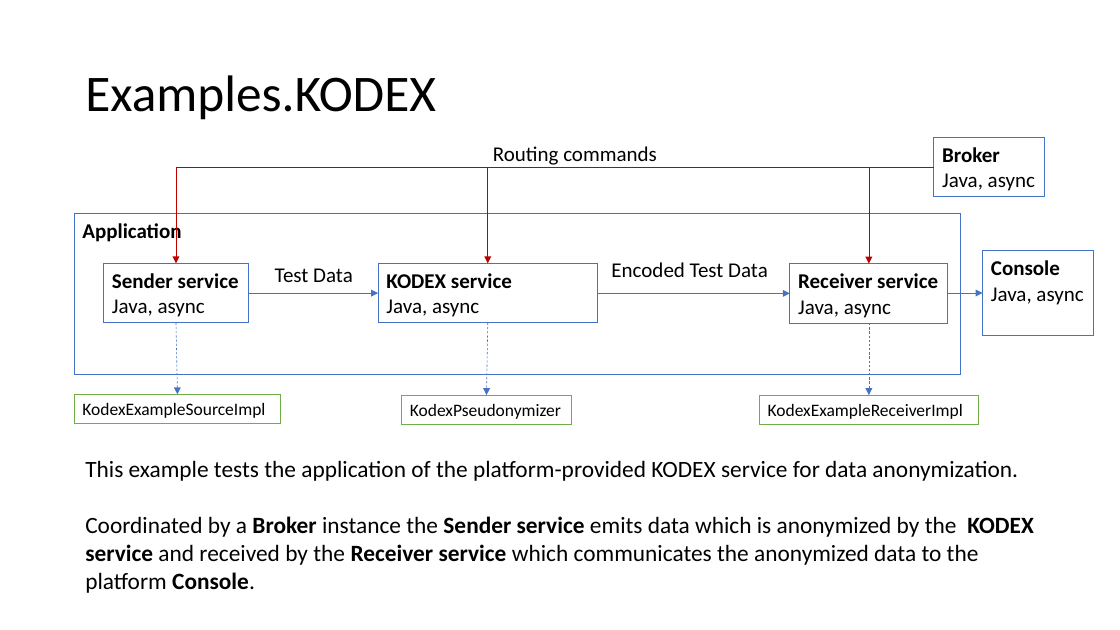
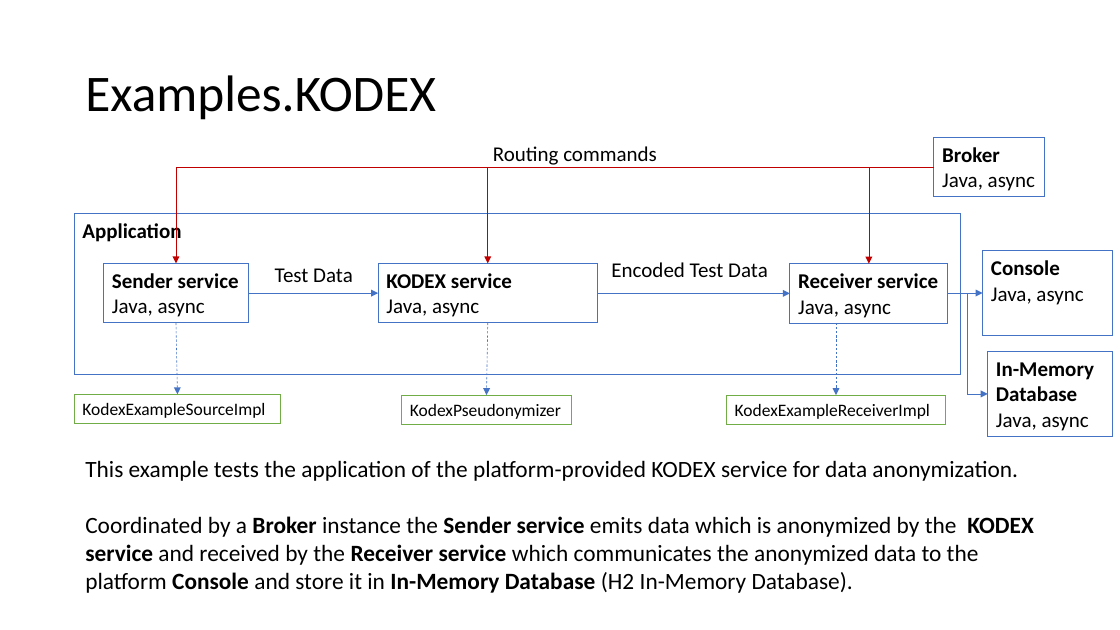
Before and after one commit to iip-ecosphere/platform, a slide deck: slide 1 of platform/examples/examples.KODEX/docs/Examples_KODEX.pptx. Drawn at 1120x630 pixels with LibreOffice and Linux fonts; fonts in the diff are those of the drawing. Boxes give left, top, right and bottom in pixels: in the first picture for what was removed or moved away, otherwise in the second. Text is boxed around its words. In the diff, an @@ line names an element or a change of style, - is before the commit and + after.

Commit message:
Add In-Memory Database to KODEX example

```diff
--- a/platform/examples/examples.KODEX/docs/Examples_KODEX.pptx
+++ b/platform/examples/examples.KODEX/docs/Examples_KODEX.pptx
@@ rectangle "Console": place and size @@
-rectangle "Console" at [983,250,1094,335]
+rectangle "Console" at [983,250,1113,335]
@@ elbow arrow added from (948, 293) to (988, 394), #4472C4 0.5 pt @@
@@ arrow moved from (869, 323) - (869, 395) to (836, 323) - (836, 395) @@
@@ rectangle added at [988,351,1113,436], outline #4472C4 0.75 pt, 18 pt, text #000000, bold @@
+In-Memory
+Database
+Java, async
@@ rectangle "KodexExampleReceiverImpl": place and size @@
-rectangle "KodexExampleReceiverImpl" at [760,395,979,424]
+rectangle "KodexExampleReceiverImpl" at [727,395,946,424]
@@ text at [85,516,1034,593]: text changed @@
-Coordinated by a Broker instance the Sender service emits data which is anonymized by the KODEX service and received by the Receiver service which communicates the anonymized data to the platform Console.
+Coordinated by a Broker instance the Sender service emits data which is anonymized by the KODEX service and received by the Receiver service which communicates the anonymized data to the platform Console and store it in In-Memory Database (H2 In-Memory Database).
```
Also in this commit, not shown: 1 other file.
